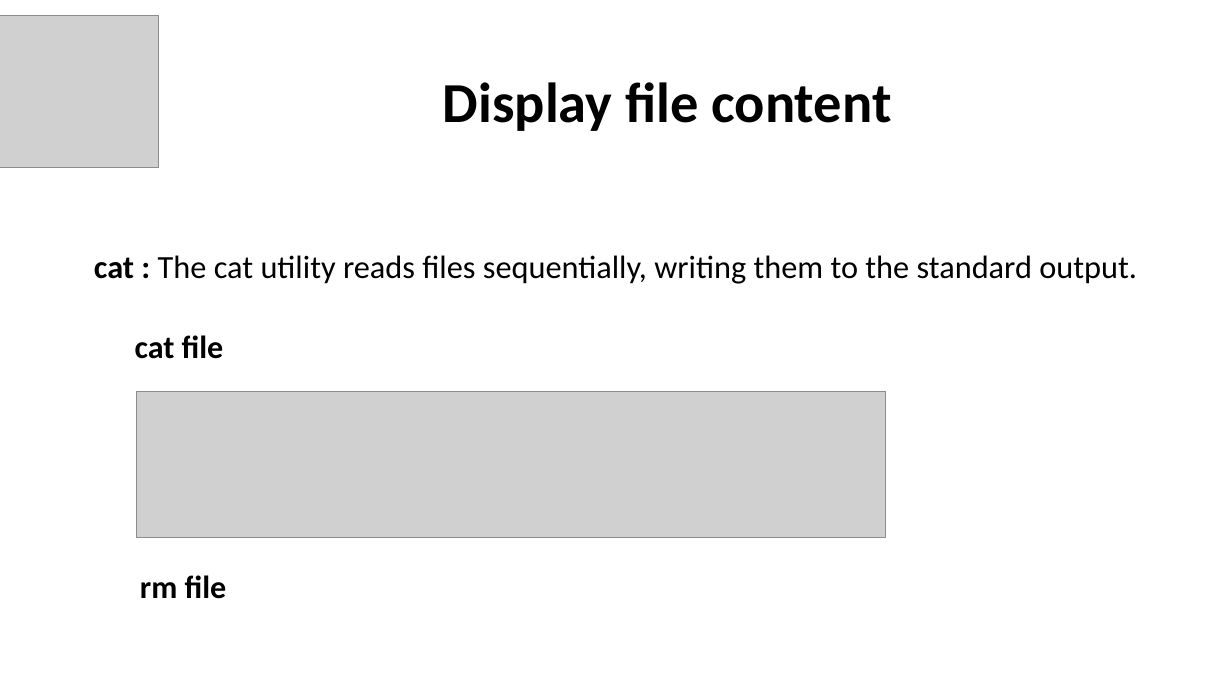
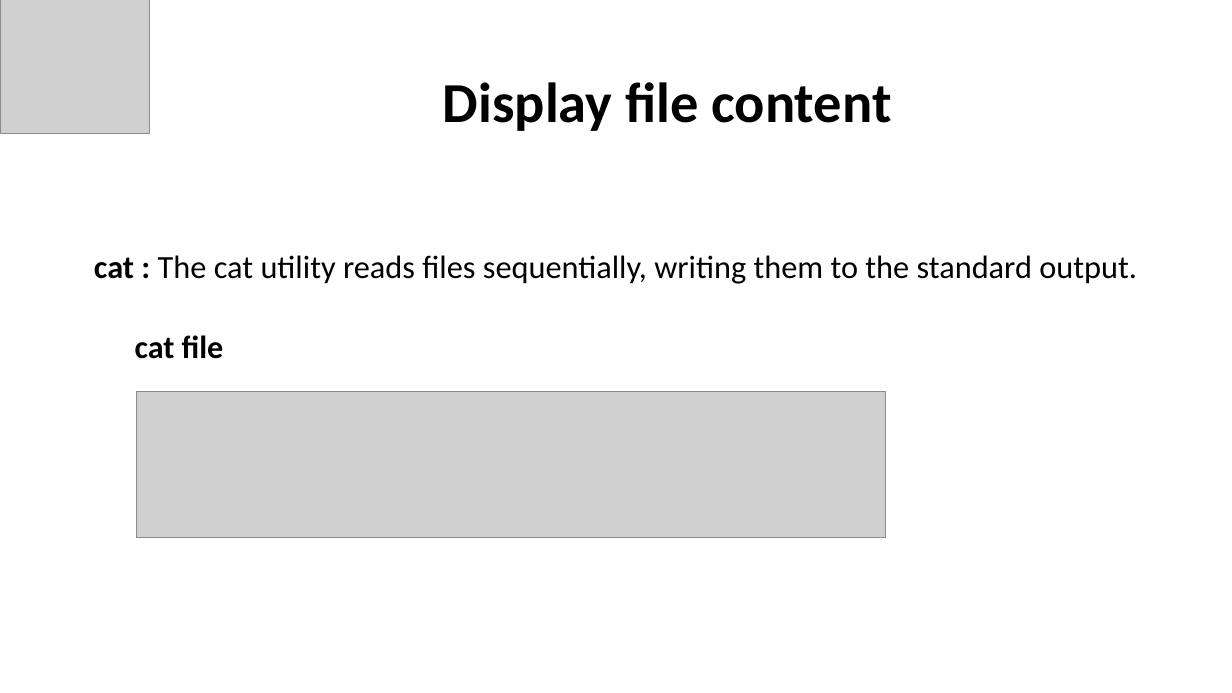
Before and after one commit to rsgturkey/Workshop2021, a slide deck: slide 8 of Command_Line_Basics/Command_Line_Basics.pptx (slide 7 before the commit). Drawn at 1232x693 pixels with LibreOffice and Linux fonts; fonts in the diff are those of the drawing; grey boxes stand for pictures. Boxes give left, top, right and bottom in pixels: in the first picture for what was removed or moved away, otherwise in the second. Text is boxed around its words. In the diff, an @@ line names an element or a change of style, - is before the commit and + after.

```diff
--- a/Command_Line_Basics/Command_Line_Basics.pptx
+++ b/Command_Line_Basics/Command_Line_Basics.pptx
@@ picture: place and size @@
-picture at [0, 16, 159, 167]
+picture at [0, 0, 149, 134]
@@ text removed at [140, 575, 227, 599] @@
-  rm file
```
Also in this commit, not shown: 15 other slides changed, 3 slides added, 3 other files.
